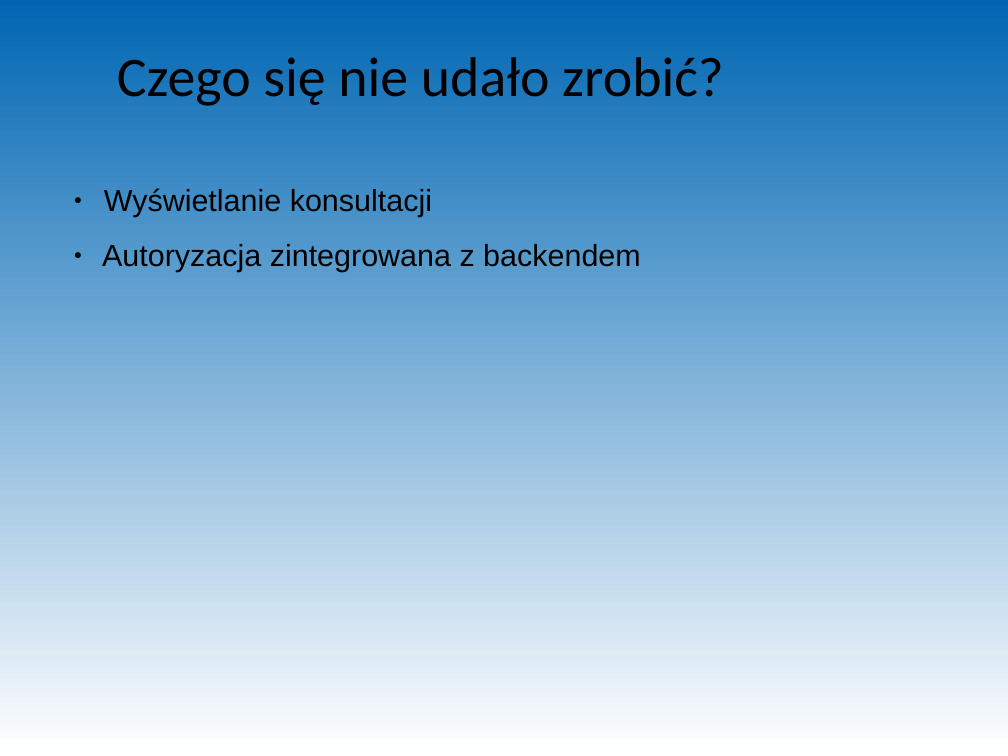
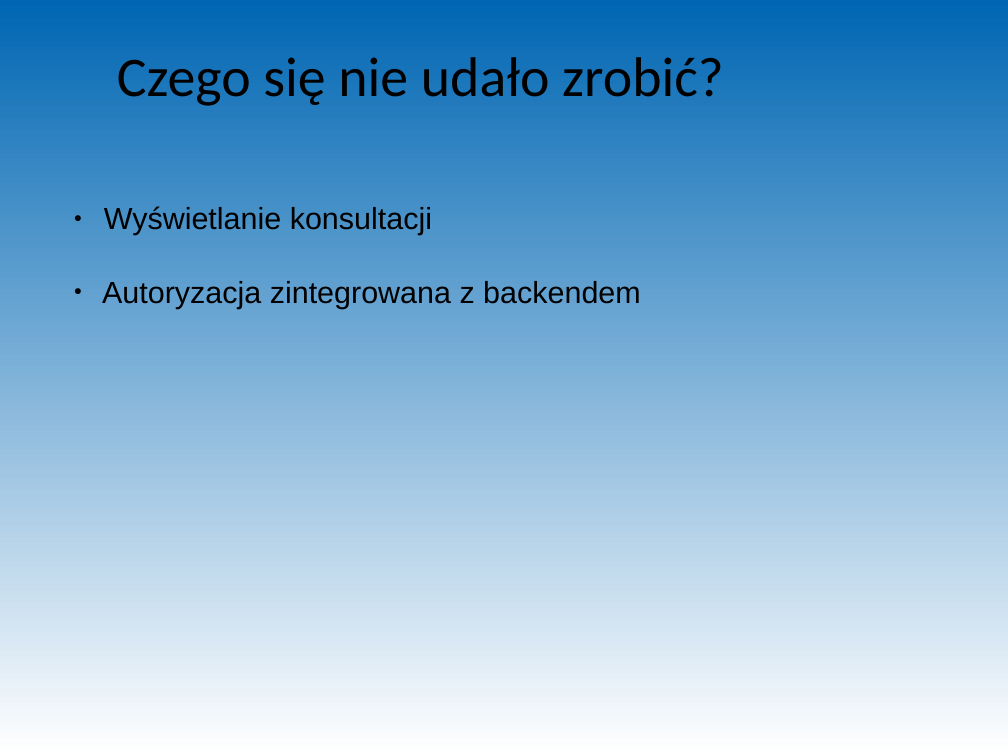
Before and after one commit to lazar81ba/ProjektStudio, a slide deck: slide 4 of prezentacje/Studio-Projektowe-podsumowanie.odp. Drawn at 1008x756 pixels with LibreOffice and Linux fonts; fonts in the diff are those of the drawing. Boxes give left, top, right and bottom in pixels: in the first picture for what was removed or moved away, otherwise in the second. Text is boxed around its words. In the diff, an @@ line names an element or a change of style, - is before the commit and + after.

```diff
--- a/prezentacje/Studio-Projektowe-podsumowanie.odp
+++ b/prezentacje/Studio-Projektowe-podsumowanie.odp
@@ text "Wyświetlanie konsultacji" at box(102, 206, 641, 309): line spacing 1.5 to 2 @@
```
Also in this commit, not shown: 1 other slide changed, 4 other files.
